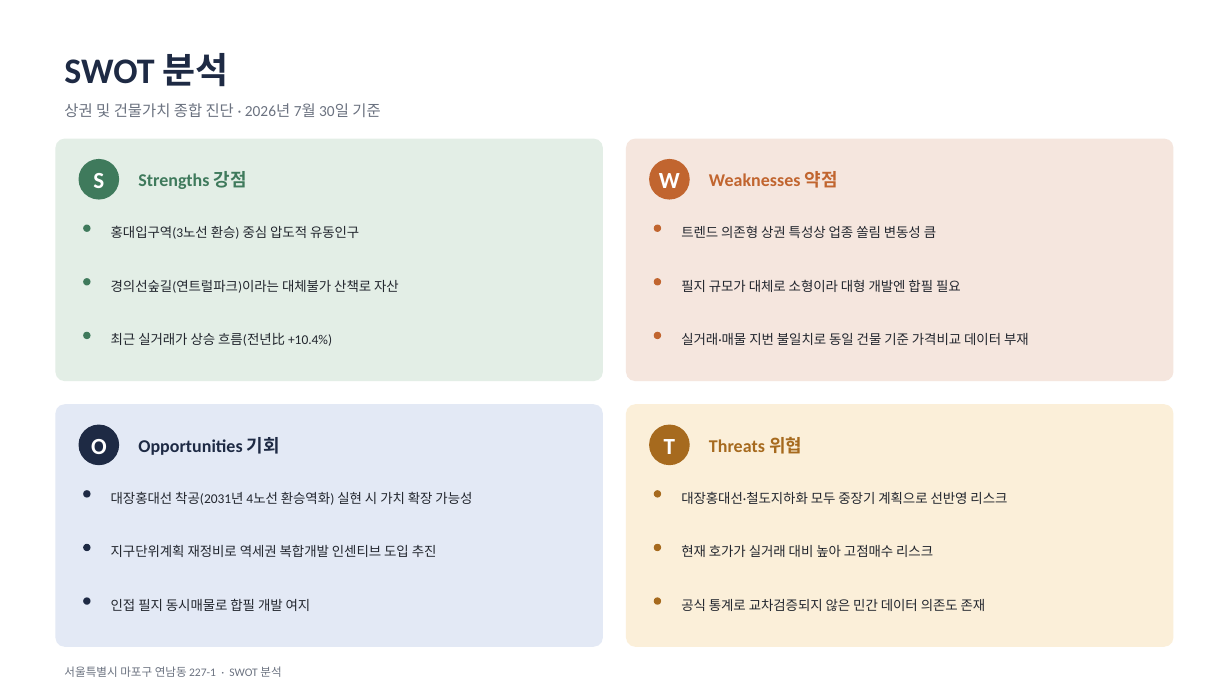
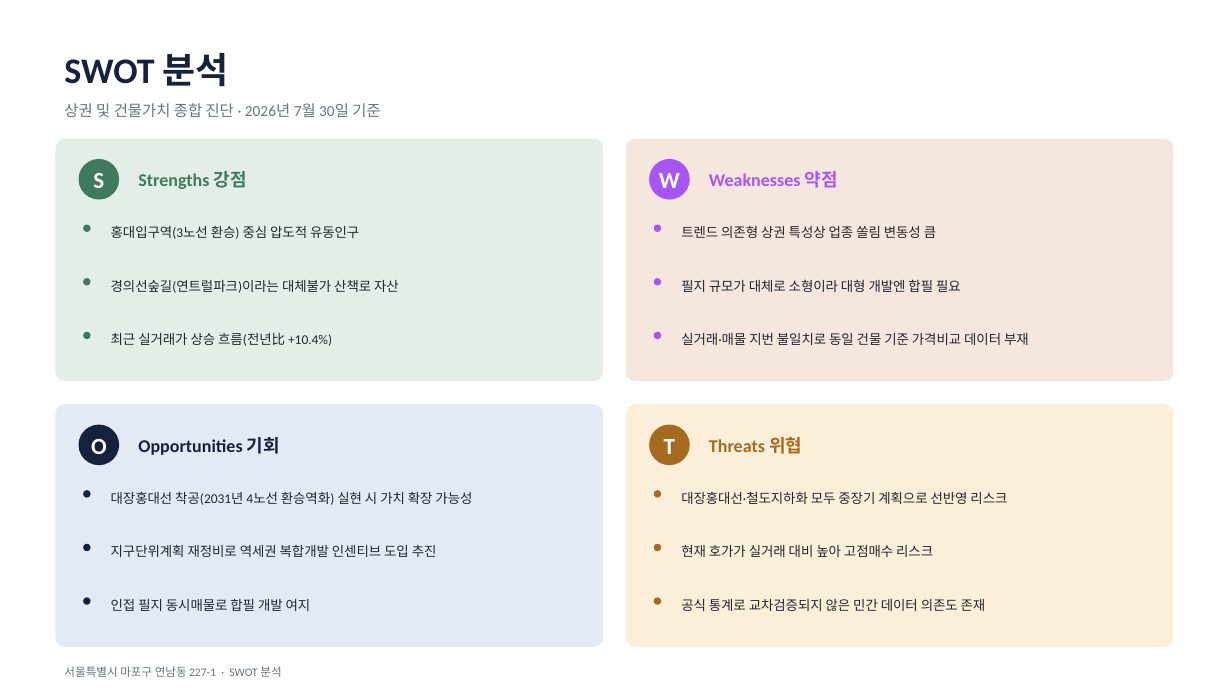
Before and after one commit to leegi1227/realestate-dashboard, a slide deck: slide 16 of report_template/report_template.pptx. Drawn at 1232x693 pixels with LibreOffice and Linux fonts; fonts in the diff are those of the drawing. Boxes give left, top, right and bottom in pixels: in the first picture for what was removed or moved away, otherwise in the second. Text is boxed around its words. In the diff, an @@ line names an element or a change of style, - is before the commit and + after.

```diff
--- a/report_template/report_template.pptx
+++ b/report_template/report_template.pptx
@@ text "Weaknesses 약점" at [709, 171, 838, 188]: text colour #C1652F to #A855F7 @@
@@ fill #C1652F to #A855F7 in 4 elements at [650, 159, 690, 200], [654, 225, 662, 232], [654, 278, 662, 286], [654, 332, 662, 339] @@
```
Also in this commit, not shown: 16 other slides changed, 2 other files.
